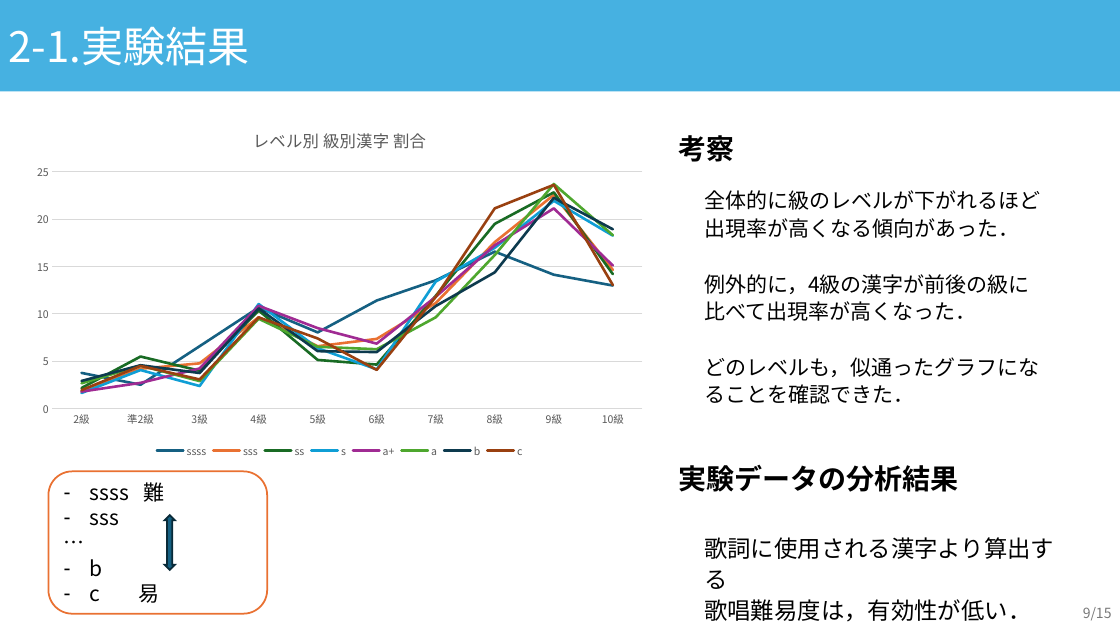
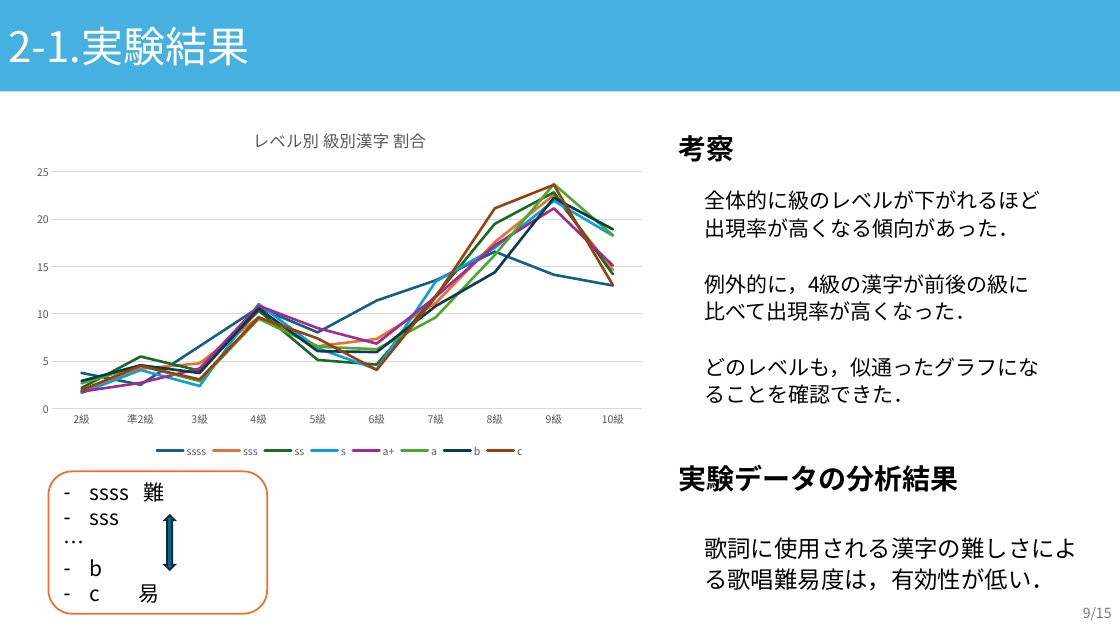
Before and after one commit to asn407/20241221, a slide deck: slide 9 of 年末発表.pptx. Drawn at 1120x630 pixels with LibreOffice and Linux fonts; fonts in the diff are those of the drawing. Boxes give left, top, right and bottom in pixels: in the first picture for what was removed or moved away, otherwise in the second. Text is boxed around its words. In the diff, an @@ line names an element or a change of style, - is before the commit and + after.

```diff
--- a/年末発表.pptx
+++ b/年末発表.pptx
@@ text at [704, 537, 1078, 591]: text changed @@
-歌詞に使用される漢字より算出する
-歌唱難易度は，有効性が低い．
+歌詞に使用される漢字の難しさによる歌唱難易度は，有効性が低い．
```
Also in this commit, not shown: 5 other slides changed, 1 other file.
